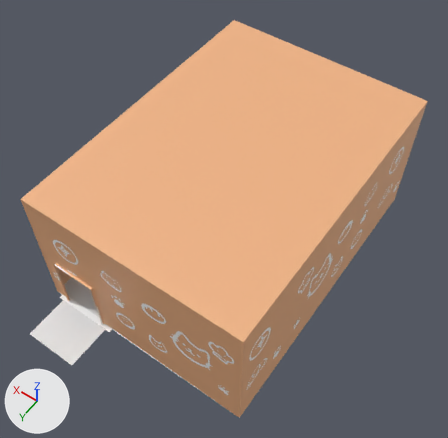
What one commit did to the FBX model Assets/_Meshes/Environment/Bakery_Wall_01.fbx.
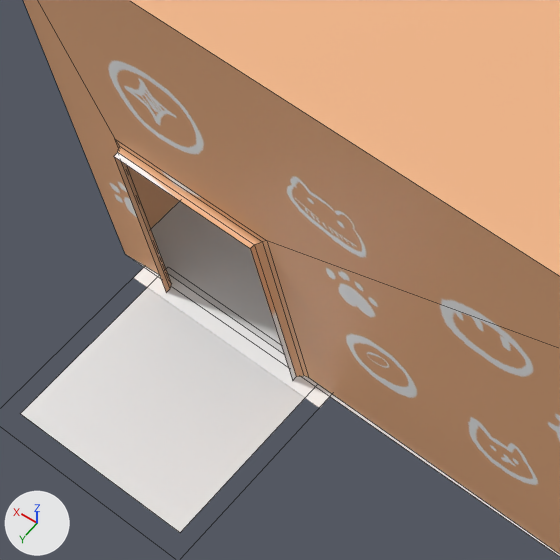
Each version is shown whole from a 50 mm camera at (-5.88, 8.79, 14.72) aimed at (-0.08, 0.66, 1.96), then close up on the part from 5% to 39% of the width and 51% to 85% of the height. Arrows for +X, +Y and +Z are at lower left; the lights stay in place. The close-ups show mesh edges as thin lines. Where no turn or scale is listed for an object, it has been applied to the vertices.

The first close-up shows 'Bakery_Wall_01'.
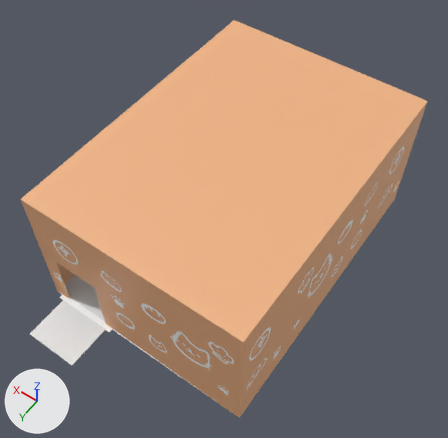
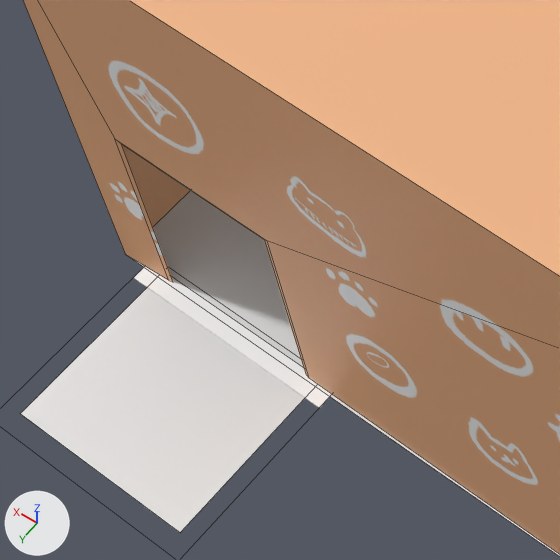
Boxes (x1, y1, x2, y2) around the edits, measured in the close-ups (560 x 560 px):
part 1 of me_cube_016, cut back: before (114, 139, 308, 380); after (115, 139, 560, 556)

What the commit changed:
me_cube_016 is used by ob_bakery_wall_01; location (0.0, 0.0, 0.0).
Verts and faces of me_cube_016; kept vertices keep their numbers, new ones are numbered from 36.
Before the commit, vertices of me_cube_016: 0 (3.06, 4.14, 0.01) at pixel (125, 254), 2 (3.06, -4.25, 0.01), 4 (2.59, 4.2, 1.78) at pixel (113, 156), 5 (-3.02, 4.14, 0.01), 7 (-3.02, -4.25, 0.01).
Before the commit, vertices of me_cube_016: 9 (1.36, 4.2, 1.78) at pixel (250, 248), 10 (2.59, 4.2, 0.01) at pixel (166, 292), 11 (1.36, 4.2, 0.01) at pixel (292, 380), 12 (2.65, 4.12, 0.01), 13 (2.59, 4.17, 0.01) at pixel (170, 288).
Before the commit, vertices of me_cube_016: 14 (2.61, 4.13, 0.01) at pixel (171, 283), 15 (2.65, 4.12, 1.84) at pixel (114, 138), 16 (2.59, 4.17, 1.78) at pixel (117, 152), 17 (2.61, 4.13, 1.8) at pixel (119, 145), 18 (1.28, 4.12, 1.84) at pixel (266, 240).
Before the commit, vertices of me_cube_016: 19 (1.36, 4.17, 1.78) at pixel (254, 244), 20 (1.32, 4.13, 1.8) at pixel (262, 241), 21 (1.36, 4.17, 0.01) at pixel (296, 376), 22 (1.28, 4.12, 0.01) at pixel (308, 377), 23 (1.32, 4.13, 0.01) at pixel (303, 375).
me_cube_016 had 36 vertices, 19 faces and spanned x -3.02..3.06, y -4.25..5.66, z 0.01..3.96.
me_cube_016 now has 24 vertices, 13 faces and spans x -3.02..3.06, y -4.25..5.66, z 0.01..3.96.
Part 1, on me_cube_016:
Vertices deleted: 4, 9, 10, 11, 13, 14, 16, 17, 19, 20, 21, 23 (with the faces that use them).
New vertex 36 is at (2.61, 4.11, 0.01), pixel (173, 282).
New vertex 37 is at (2.61, 4.11, 1.8), pixel (121, 143).
New vertex 38 is at (1.32, 4.11, 1.8), pixel (264, 239).
New vertex 39 is at (1.32, 4.11, 0.01), pixel (305, 373).
New faces: (12, 15, 37, 36), (15, 18, 38, 37), (18, 22, 39, 38) (mat_material_002 (picture img_bakery_wall_01_basecolour_png)).
New faces: (0, 5, 7, 2) (mat_material_003 (white #e7e7e7)).
